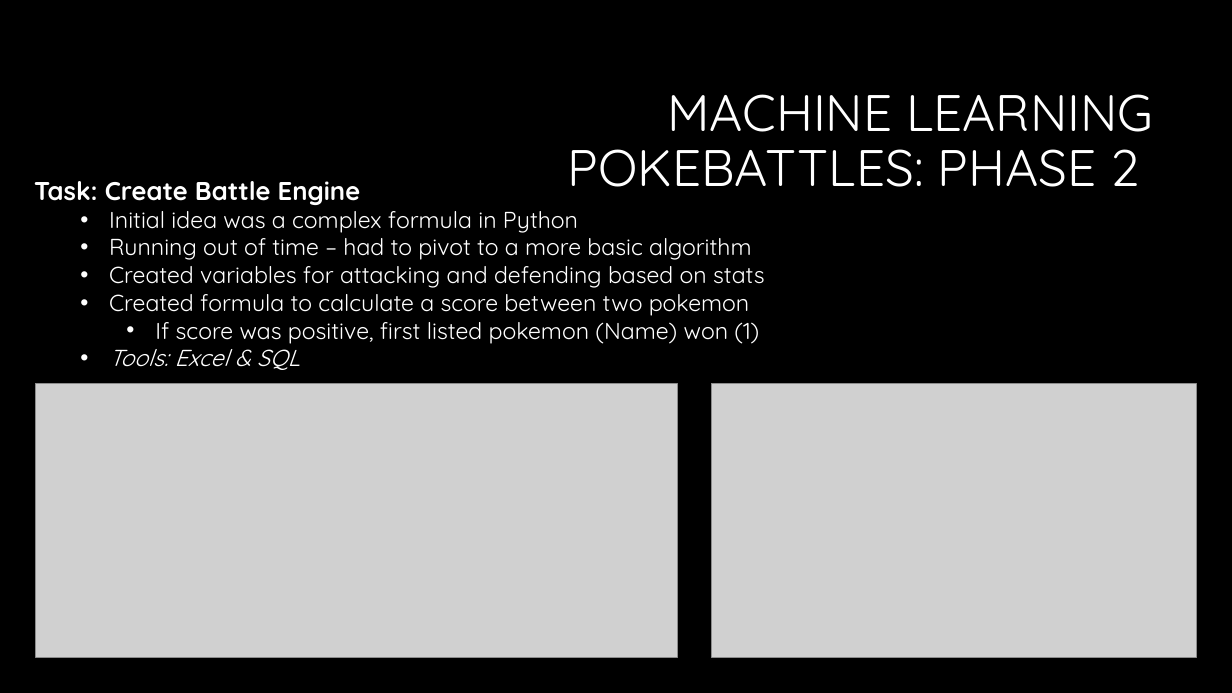
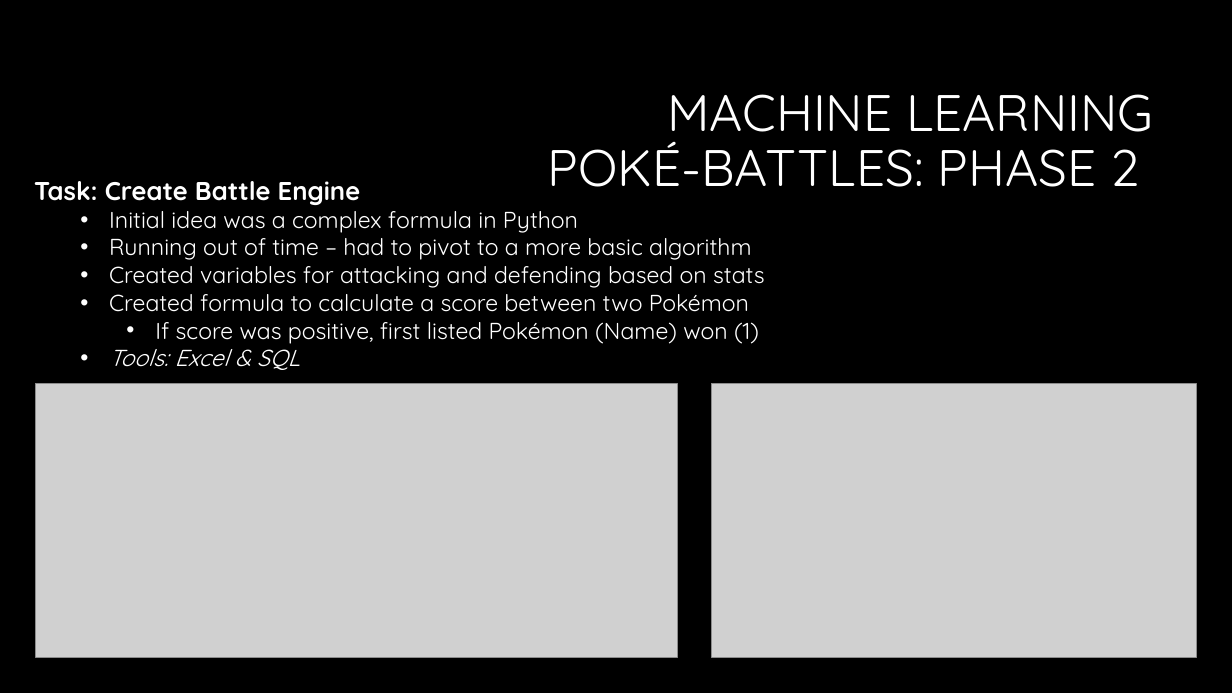
Before and after one commit to Dbuescher8/Final-Project, a slide deck: slide 8 of Final Presentation.pptx. Drawn at 1232x693 pixels with LibreOffice and Linux fonts; fonts in the diff are those of the drawing; grey boxes stand for pictures; background and template pictures are left out. Boxes give left, top, right and bottom in pixels: in the first picture for what was removed or moved away, otherwise in the second. Text is boxed around its words. In the diff, an @@ line names an element or a change of style, - is before the commit and + after.

```diff
--- a/Final Presentation.pptx
+++ b/Final Presentation.pptx
@@ title at bbox=[548, 94, 1153, 187]: text changed @@
-MACHINE LEARNING
-POKEBATTLES: PHASE 2
+MACHINE LEARNING
+POKÉ-BATTLES: PHASE 2
@@ text at bbox=[109, 287, 759, 344]: text changed @@
-    • Created formula to calculate a score between two pokemon
-      • If score was positive, first listed pokemon (Name) won (1)
+    • Created formula to calculate a score between two Pokémon
+      • If score was positive, first listed Pokémon (Name) won (1)
```
Also in this commit, not shown: 6 other slides changed, 1 slide removed.
